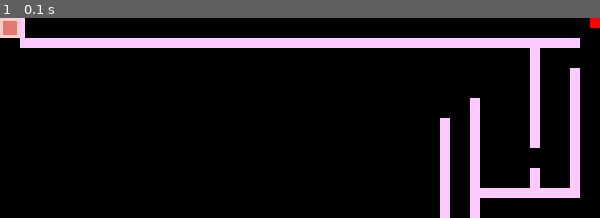
Above: before the commit, frame 1.
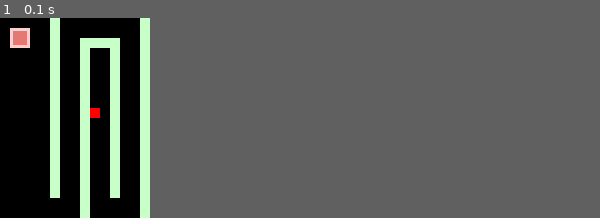
Above: after the commit, the same moment.

Repository: zadeviggers/12dts
Game: pygame game, started from python/maze-game/maze-game.py
Two runs of this game, one before a commit and one after it. Both use one fixed random seed, a clock stepped at 60 frames per second and the inputs below.
Inputs:
- Up to frame 1 (0.1 s): no input
In our replay, the window is 600x200 before the commit and 150x200 after it. These sizes can differ from the game's own. Grey fills any space a smaller window leaves; there, only what the larger window draws over its background counts as a difference.

The runs differ from the first frame. In frame 1, 16% of the frame differs, in the area x 0-100%, y 0-100%.

Commit message:
start work on level editor & rename some things & change level format a little
Signed-off-by: Zade Viggers <zade.viggers@gmail.com>

Diff:
--- a/python/maze-game/game-data.json
+++ b/python/maze-game/game-data.json
@@ -18,130 +18,126 @@
 				"height": 200,
 				"resizable": true
 			},
-			"layout": {
-				"wall_colour": [200, 255, 200],
-				"objects": [
-					{
-						"type": "wall",
-						"x": 80,
-						"y": 20,
-						"width": 10,
-						"height": 180
-					},
-					{
-						"type": "wall",
-						"x": 90,
-						"y": 20,
-						"width": 30,
-						"height": 10
-					},
-					{
-						"type": "wall",
-						"x": 110,
-						"y": 20,
-						"width": 10,
-						"height": 160
-					},
-					{
-						"type": "wall",
-						"x": 140,
-						"y": 0,
-						"width": 10,
-						"height": 200
-					},
-					{
-						"type": "wall",
-						"x": 50,
-						"y": 0,
-						"width": 10,
-						"height": 180
-					},
-					{
-						"type": "level-end",
-						"x": 10,
-						"y": 10,
-						"width": 20,
-						"height": 20
-					}
-				]
-			}
+			"wall_colour": [200, 255, 200],
+			"objects": [
+				{
+					"type": "wall",
+					"x": 80,
+					"y": 20,
+					"width": 10,
+					"height": 180
+				},
+				{
+					"type": "wall",
+					"x": 90,
+					"y": 20,
+					"width": 30,
+					"height": 10
+				},
+				{
+					"type": "wall",
+					"x": 110,
+					"y": 20,
+					"width": 10,
+					"height": 160
+				},
+				{
+					"type": "wall",
+					"x": 140,
+					"y": 0,
+					"width": 10,
+					"height": 200
+				},
+				{
+					"type": "wall",
+					"x": 50,
+					"y": 0,
+					"width": 10,
+					"height": 180
+				},
+				{
+					"type": "level-end",
+					"x": 10,
+					"y": 10,
+					"width": 20,
+					"height": 20
+				}
+			]
 		},
 		{
 			"name": "Level 2",
 			"player_start_position": [590, 0],
+			"wall_colour": [255, 200, 255],
 			"window": {
 				"width": 600,
 				"height": 200,
 				"resizable": false
 			},
-			"layout": {
-				"wall_colour": [255, 200, 255],
-				"objects": [
-					{
-						"type": "wall",
-						"x": 20,
-						"y": 0,
-						"width": 5,
-						"height": 20
-					},
-					{
-						"type": "wall",
-						"x": 20,
-						"y": 20,
-						"width": 560,
-						"height": 10
-					},
-					{
-						"type": "wall",
-						"x": 570,
-						"y": 50,
-						"width": 10,
-						"height": 130
-					},
-					{
-						"type": "wall",
-						"x": 530,
-						"y": 30,
-						"width": 10,
-						"height": 100
-					},
-					{
-						"type": "wall",
-						"x": 530,
-						"y": 150,
-						"width": 10,
-						"height": 30
-					},
-					{
-						"type": "wall",
-						"x": 470,
-						"y": 170,
-						"width": 100,
-						"height": 10
-					},
-					{
-						"type": "wall",
-						"x": 440,
-						"y": 100,
-						"width": 10,
-						"height": 130
-					},
-					{
-						"type": "wall",
-						"x": 470,
-						"y": 80,
-						"width": 10,
-						"height": 130
-					},
-					{
-						"type": "level-end",
-						"x": 0,
-						"y": 0,
-						"width": 20,
-						"height": 20
-					}
-				]
-			}
+			"objects": [
+				{
+					"type": "wall",
+					"x": 20,
+					"y": 0,
+					"width": 5,
+					"height": 20
+				},
+				{
+					"type": "wall",
+					"x": 20,
+					"y": 20,
+					"width": 560,
+					"height": 10
+				},
+				{
+					"type": "wall",
+					"x": 570,
+					"y": 50,
+					"width": 10,
+					"height": 130
+				},
+				{
+					"type": "wall",
+					"x": 530,
+					"y": 30,
+					"width": 10,
+					"height": 100
+				},
+				{
+					"type": "wall",
+					"x": 530,
+					"y": 150,
+					"width": 10,
+					"height": 30
+				},
+				{
+					"type": "wall",
+					"x": 470,
+					"y": 170,
+					"width": 100,
+					"height": 10
+				},
+				{
+					"type": "wall",
+					"x": 440,
+					"y": 100,
+					"width": 10,
+					"height": 130
+				},
+				{
+					"type": "wall",
+					"x": 470,
+					"y": 80,
+					"width": 10,
+					"height": 130
+				},
+				{
+					"type": "level-end",
+					"x": 0,
+					"y": 0,
+					"width": 20,
+					"height": 20
+				}
+			]
 		}
 	]
 }
--- a/python/maze-game/maze-game.py
+++ b/python/maze-game/maze-game.py
@@ -27,7 +27,7 @@
 game_is_running = True
 previous_time = time()
 current_level = None
-current_level_number = 1
+current_level_number = 0
 game_won = False
 game_lost = False
 lose_win_message_rendered = False
@@ -85,7 +85,7 @@
 def draw_level_effect_objects(window: pygame.Surface, loop_ticker: int):
     # Called every tick
     global dirty_rectangles
-    for object in current_level["layout"]["objects"]:
+    for object in current_level["objects"]:
         if object["type"] == "level-end":
             # Draw changing-colour square with border to make it stand out
             colour = hsv_to_rgb(loop_ticker, 0.5, 0.9)
@@ -106,8 +106,8 @@
     window.fill(game["background_colour"])
 
     # Draw objects
-    for object in current_level["layout"]["objects"]:
-        colour = current_level["layout"]["wall_colour"]
+    for object in current_level["objects"]:
+        colour = current_level["wall_colour"]
         pygame.draw.rect(window, colour,
                          (object["x"], object["y"], object["width"], object["height"]))
 
@@ -353,7 +353,7 @@
         # Also their collision detection didn't tell my what side the collision
         # was on so I would have had to create fake 1-pizel-wide rectandles for each side
         # and test all of them. This just works.
-        for object in current_level["layout"]["objects"]:
+        for object in current_level["objects"]:
 
             # If the player could be coliding with the object on the X axis...
             if player_x_position + game["player_width"] > object["x"] and player_x_position < object["x"] + object["width"]:
Not shown, added: python/maze-game/settings-editor/game-settings-editor.html
Not shown, added: python/maze-game/settings-editor/game-settings-editor.js
